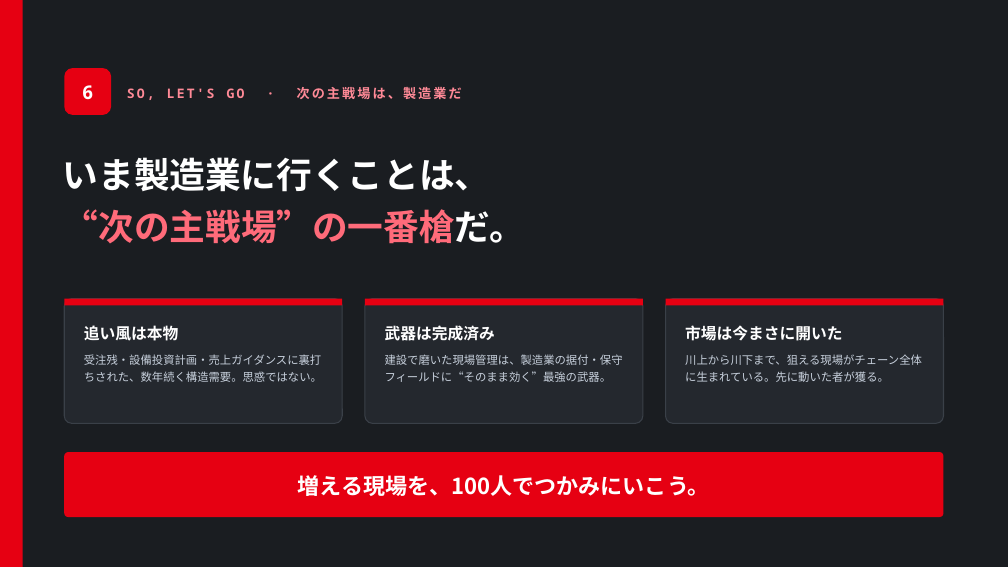
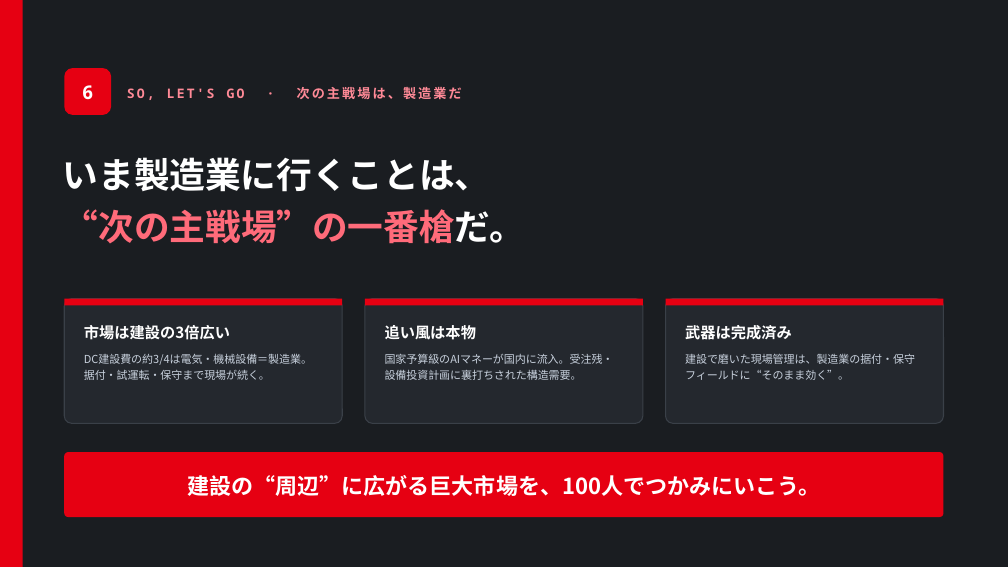
Before and after one commit to kogit834/AI-valuechain, a slide deck: slide 7 of output/andpad_soukai_ai_deck.pptx. Drawn at 1008x567 pixels with LibreOffice and Linux fonts; fonts in the diff are those of the drawing. Boxes give left, top, right and bottom in pixels: in the first picture for what was removed or moved away, otherwise in the second. Text is boxed around its words. In the diff, an @@ line names an element or a change of style, - is before the commit and + after.

```diff
--- a/output/andpad_soukai_ai_deck.pptx
+++ b/output/andpad_soukai_ai_deck.pptx
@@ text at (x1=84, y1=325, x2=312, y2=380): text changed; size 10.8 to 10.5 pt @@
-追い風は本物
-受注残・設備投資計画・売上ガイダンスに裏打ちされた、数年続く構造需要。思惑ではない。
+市場は建設の3倍広い
+DC建設費の約3/4は電気・機械設備＝製造業。据付・試運転・保守まで現場が続く。
@@ text at (x1=385, y1=325, x2=614, y2=380): text changed; size 10.8 to 10.5 pt @@
-武器は完成済み
-建設で磨いた現場管理は、製造業の据付・保守フィールドに“そのまま効く”最強の武器。
+追い風は本物
+国家予算級のAIマネーが国内に流入。受注残・設備投資計画に裏打ちされた構造需要。
@@ text at (x1=685, y1=325, x2=915, y2=380): text changed; size 10.8 to 10.5 pt @@
-市場は今まさに開いた
-川上から川下まで、狙える現場がチェーン全体に生まれている。先に動いた者が獲る。
+武器は完成済み
+建設で磨いた現場管理は、製造業の据付・保守フィールドに“そのまま効く”。
@@ text at (x1=187, y1=475, x2=820, y2=496): text changed @@
-増える現場を、100人でつかみにいこう。
+建設の“周辺”に広がる巨大市場を、100人でつかみにいこう。
```
Also in this commit, not shown: 3 other slides changed, 3 slides added, 3 slides removed, 1 other file.
